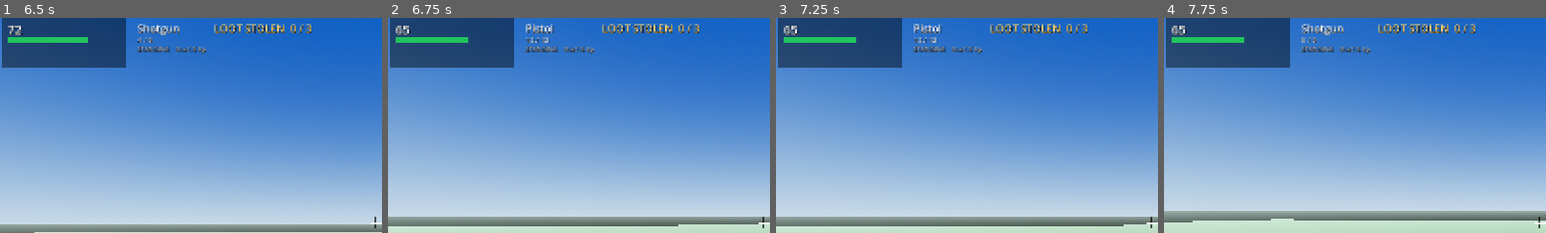
Above: before the commit, frames 1-4 (left to right).
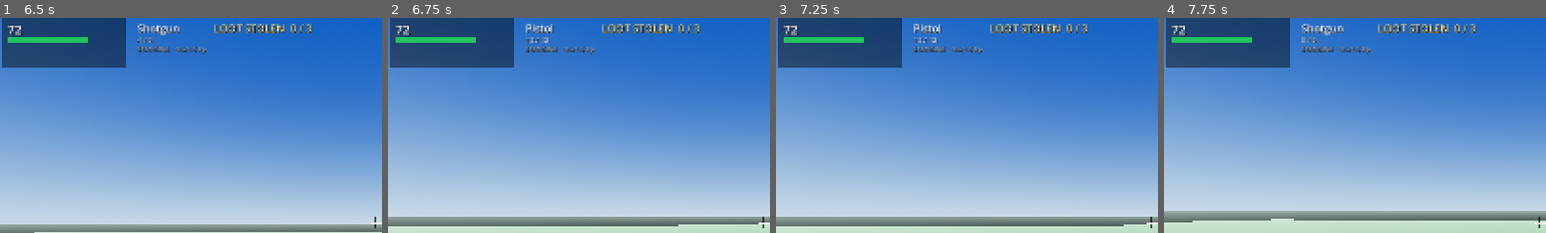
Above: after the commit, the same moments.

Repository: richardbrandel/home-invasion-godot
Game: Godot game, scene res://scenes/main.tscn
Same seed, same stepped clock (60 frames per second), same inputs: the game is played once before the commit and once after it.
Inputs (mouse positions are % of the whole screen's width and height, from its top left):
- Up to frame 1 (6.5 s): tap Enter at 0.5, 0.6, 5.85 s; move the mouse to (55, 50) at 0.52 s; hold W 0.53-5.78 s; click (55, 50) at 0.67 s; move the mouse to (45, 50) at 1.27 s; tap 1 at 1.35 s; move the mouse to (52, 48) at 2.02 s; tap 2 at 2.1 s; move the mouse to (49, 52) at 2.77 s; tap R at 2.85 s; click (49, 52) at 2.92 s; move the mouse to (57, 51) at 3.52 s; hold C 3.53-4.28 s; move the mouse to (42, 49) at 4.27 s; tap Ctrl at 4.35 s; move the mouse to (51, 50) at 5.02 s; hold Shift 5.03-5.78 s; click (51, 50) at 5.17 s; move the mouse to (46, 48) at 5.77 s; hold D from 5.78 s (still down)
- Up to frame 2 (6.75 s): move the mouse to (55, 50) at 6.52 s; release D at 6.53 s; hold W from 6.53 s (still down); tap 1 at 6.6 s
- Up to frame 3 (7.25 s): keep holding W
- Up to frame 4 (7.75 s): keep holding W; move the mouse to (45, 50) at 7.27 s; tap 2 at 7.35 s; click (45, 50) at 7.42 s
The pictures show only the part of the screen within x 1-51%, y 2-52%; the shares and areas given below are measured in that part.

Frame 1 is identical in both runs. In frame 2, 0.2% of the frame differs, in the area x 2-23%, y 3-12%; in frame 3, 0.2%; in frame 4, 0.2%.

Commit message:
Answer "the thief shoots through walls", and fix what makes it feel that way
He does not. A new probe drives the homeowner on a wandering path for 600 s and
re-implements the segment/rectangle clip from scratch, because the existing suite
asserts this invariant using Sim.los_blocked() - the very function the sim uses to
decide - so it was checking the code against itself. Result: on 15,337 frames with a
wall between them, 230 shots fired, zero through a wall.

Three things made it feel otherwise.

- He fired on the exact frame you became visible: there was no aim time at all. A
  glimpse cost health instantly, and since the tracer is drawn from him to you, the
  line appeared to arrive through the wall you had just ducked behind. He now needs
  THIEF_AIM_TIME (0.45 s) of continuous sight, and loses it the moment sight breaks.
- Every shot hit. The thiefShot event has always carried spread: 0.10 that nothing
  ever read, so his accuracy was 100% while the player's own weapons scatter. Accuracy
  now falls off with range, and a miss sends the tracer wide rather than onto you.
  Resolved in game.gd so sim.gd stays pure and its tests stay deterministic.
- The tracer is still drawn straight from him to you, which is right when he hits.

41 tests pass, including the new aim-settle pair.

Diff:
--- a/scripts/game.gd
+++ b/scripts/game.gd
@@ -558,9 +558,23 @@
 	for ev in events:
 		match ev["type"]:
 			"thiefShot":
-				_add_tracer(Vector3(thief["pos"].x, 1.3, thief["pos"].y),
-					Vector3(player["pos"].x, 1.3, player["pos"].y))
-				Sim.damage_player(player, Sim.THIEF_DAMAGE, events)
+				var shot_from := Vector3(thief["pos"].x, 1.3, thief["pos"].y)
+				var shot_to := Vector3(player["pos"].x, 1.3, player["pos"].y)
+				# His shots are NOT guaranteed. Every event has always carried a spread
+				# that nothing ever read, so 100% of them hit — unlike the player's own
+				# weapons, which scatter. Accuracy now falls off with range, so a hit is
+				# earned rather than looking like he fired through whatever you ducked
+				# behind. Resolved here rather than in sim.gd so the sim stays pure and
+				# its tests stay deterministic.
+				var range_m := shot_from.distance_to(shot_to)
+				if randf() <= clampf(1.0 - range_m * 0.02, 0.55, 1.0):
+					_add_tracer(shot_from, shot_to)
+					Sim.damage_player(player, Sim.THIEF_DAMAGE, events)
+				else:
+					# it goes wide: end the tracer off to one side instead of on you
+					var wide := Vector3(randf_range(-1.0, 1.0), randf_range(-0.5, 0.5),
+						randf_range(-1.0, 1.0)).normalized()
+					_add_tracer(shot_from, shot_to + wide * 1.4)
 			"grabbed":
 				msg = "They grabbed the %s!" % ev["label"]
 				msg_t = 1.8
--- a/scripts/sim.gd
+++ b/scripts/sim.gd
@@ -122,6 +122,13 @@
 const THIEF_FIRE_HUNTING := 1.35
 const THIEF_MAG := 8
 const THIEF_RELOAD := 1.5
+## Continuous line of sight he needs before he can fire.
+##
+## Without it he shot on the exact frame you first became visible, so merely glimpsing
+## him cost health instantly — and because the tracer is drawn from him to you, what you
+## saw was a line arriving through the wall you had just ducked behind. He still fires
+## at the same cadence; he just has to settle on you first, the way a person would.
+const THIEF_AIM_TIME := 0.45
 const GRAB_RANGE := 1.4
 const DROP_RANGE := 1.6
 
@@ -413,7 +420,7 @@
 		"hp": float(THIEF_HEALTH), "alive": true,
 		"mag": THIEF_MAG, "cd": 1.2, "reloading": 0.0, "think": 2.0,
 		"carry": "", "target": "", "route": [], "mode": "hunt",
-		"stuck_t": 0.0,
+		"stuck_t": 0.0, "aim": 0.0,
 	}
 
 static func create_loot() -> Array[Dictionary]:
@@ -538,14 +545,19 @@
 		thief["route"] = route_to(nearest_node(tpos), back)
 		events.append({"type": "reroute"})
 
-	# ---- shoot. Sight is recomputed AFTER moving: the thief can step behind
+	# ---- aim, then shoot. Sight is recomputed AFTER moving: the thief can step behind
 	# cover during this same step, and firing through a wall would be a bug.
 	var can: bool = player["alive"] and \
 		tpos.distance_to(ppos) < THIEF_SIGHT and not los_blocked(tpos, ppos)
+	if can:
+		thief["aim"] = minf(thief["aim"] + dt, THIEF_AIM_TIME)
+	else:
+		thief["aim"] = 0.0
+
 	# He cannot fire with his hands full — one hand is on the loot, which is the whole
-	# point of the trip. This is the rule that matches the pistol being holstered while
-	# he carries. `can` still means line of sight, not permission to shoot.
-	var may_fire: bool = can and thief["carry"] == ""
+	# point of the trip. This matches the pistol being holstered while he carries.
+	# `can` still means line of sight, not permission to shoot.
+	var may_fire: bool = can and thief["carry"] == "" and thief["aim"] >= THIEF_AIM_TIME
 	if may_fire and thief["reloading"] <= 0.0 and thief["cd"] <= 0.0:
 		if thief["mag"] <= 0:
 			thief["reloading"] = THIEF_RELOAD
--- /dev/null
+++ b/test/probe_wallshot.gd
@@ -0,0 +1,94 @@
+extends SceneTree
+
+## Does the intruder ever actually fire with a wall between him and the homeowner?
+##   godot --headless --path . --script test/probe_wallshot.gd
+##
+## The suite already asserts this, but it does so with Sim.los_blocked() — the very
+## function the sim uses to decide. That checks the code against itself: if seg_rect
+## has an edge case, both sides share it and the test still passes. This re-implements
+## the segment/rectangle clip from scratch and counts genuine violations.
+
+const DT := 1.0 / 60.0
+
+
+## Independent slab clip. Ray casting of a segment against an axis-aligned rectangle.
+func _seg_hits_rect(a: Vector2, b: Vector2, r: Rect2) -> bool:
+	var tmin := 0.0
+	var tmax := 1.0
+	for axis in 2:
+		var s: float = a[axis]
+		var e: float = b[axis]
+		var lo: float = r.position[axis]
+		var hi: float = r.position[axis] + r.size[axis]
+		var d := e - s
+		if absf(d) < 1e-12:
+			if s < lo or s > hi:
+				return false
+		else:
+			var t1 := (lo - s) / d
+			var t2 := (hi - s) / d
+			if t1 > t2:
+				var tmp := t1
+				t1 = t2
+				t2 = tmp
+			tmin = maxf(tmin, t1)
+			tmax = minf(tmax, t2)
+			if tmin > tmax:
+				return false
+	return true
+
+
+func _first_wall_between(a: Vector2, b: Vector2) -> Rect2:
+	for w in Sim.WALLS:
+		if _seg_hits_rect(a, b, w):
+			return w
+	return Rect2()
+
+
+func _initialize() -> void:
+	var player := Sim.create_player()
+	var thief := Sim.create_thief()
+	var loot := Sim.create_loot()
+	var events: Array = []
+
+	var t := 0.0
+	var shots := 0
+	var violations := 0
+	var blocked_frames := 0
+	var worst := ""
+
+	while t < 600.0:
+		# drive the homeowner along a wandering path, pushed out of solids exactly the
+		# way game.gd does, so every sampled position is one a real player could hold
+		var want := Vector2(sin(t * 0.9) * 6.0, -12.0 + cos(t * 0.6) * 6.0)
+		want = Sim.resolve_circle(want, Sim.PLAYER_RADIUS)
+		want = Sim.clamp_to_world(want, Sim.PLAYER_RADIUS)
+		player["pos"] = want
+
+		events = []
+		Sim.step_thief(thief, player, loot, events, DT)
+		for ev in events:
+			if ev["type"] != "thiefShot":
+				continue
+			shots += 1
+			var w := _first_wall_between(thief["pos"], player["pos"])
+			if w.size != Vector2.ZERO:
+				violations += 1
+				if worst == "":
+					worst = "t=%.1fs  thief=(%.2f,%.2f)  player=(%.2f,%.2f)  wall=%s" % [
+						t, (thief["pos"] as Vector2).x, (thief["pos"] as Vector2).y,
+						(player["pos"] as Vector2).x, (player["pos"] as Vector2).y, w]
+		events.clear()
+
+		if _first_wall_between(thief["pos"], player["pos"]).size != Vector2.ZERO:
+			blocked_frames += 1
+		t += DT
+
+	print("simulated          : %.0f s" % t)
+	print("frames with a wall between them: ", blocked_frames, "  (so there was ample opportunity)")
+	print("shots fired        : ", shots)
+	print("FIRED THROUGH A WALL: ", violations)
+	if worst != "":
+		print("  first violation  : ", worst)
+	print("VERDICT: ", "clean" if violations == 0 else "BUG - the intruder really does shoot through walls")
+	quit()
--- a/test/test_sim.gd
+++ b/test/test_sim.gd
@@ -247,15 +247,40 @@
 		thief["cd"] = 0.0
 		thief["mag"] = 8
 		thief["reloading"] = 0.0
+		var fired := false
+		# long enough to clear both the aim settle and the first cooldown
+		for i in 60 * 3:
+			events = []
+			Sim.step_thief(thief, player, loot, events, dt)
+			for ev in events:
+				if ev["type"] == "thiefShot":
+					fired = true
+		check("does NOT fire while carrying the loot" if carrying else "fires when his hands are free",
+			fired != carrying, "fired=%s carrying=%s" % [fired, carrying])
+
+	# ---- and he has to settle on you first
+	_banner("the intruder must aim before firing")
+	player = Sim.create_player()
+	thief = Sim.create_thief()
+	loot = Sim.create_loot()
+	thief["pos"] = (player["pos"] as Vector2) + Vector2(0, 2.0)
+	thief["prev"] = thief["pos"]
+	thief["cd"] = 0.0
+	thief["mag"] = 8
+	var first_shot := -1.0
+	var t3 := 0.0
+	while t3 < 3.0 and first_shot < 0.0:
 		events = []
 		Sim.step_thief(thief, player, loot, events, dt)
-		var fired := false
 		for ev in events:
 			if ev["type"] == "thiefShot":
-				fired = true
-		check("does NOT fire while carrying the loot" if carrying else "fires when his hands are free",
-			fired != carrying,
-			"fired=%s carrying=%s" % [fired, carrying])
+				first_shot = t3
+		t3 += dt
+	check("the intruder does not fire the instant he sees you",
+		first_shot >= Sim.THIEF_AIM_TIME - dt,
+		"first shot at %.2fs, aim time is %.2fs" % [first_shot, Sim.THIEF_AIM_TIME])
+	check("but he does fire once he has settled",
+		first_shot >= 0.0 and first_shot < 1.5, "first shot at %.2fs" % first_shot)
 
 	# ---- thief stays in bounds
 	player = Sim.create_player()
